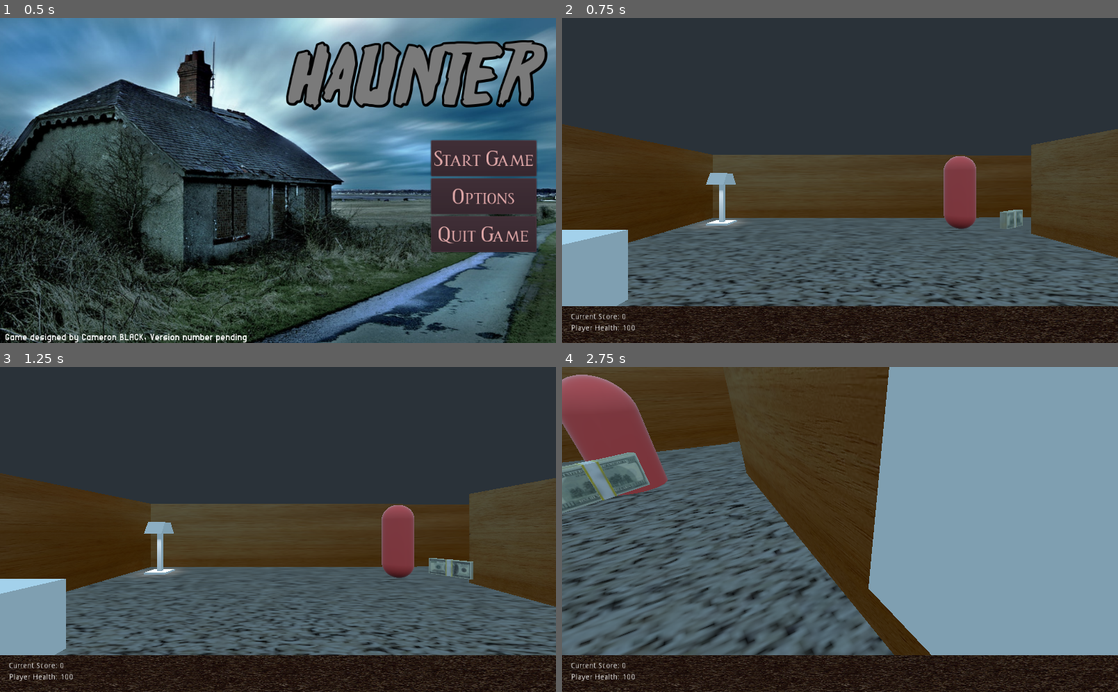
Above: before the commit, frames 1-4 (two rows, left to right).
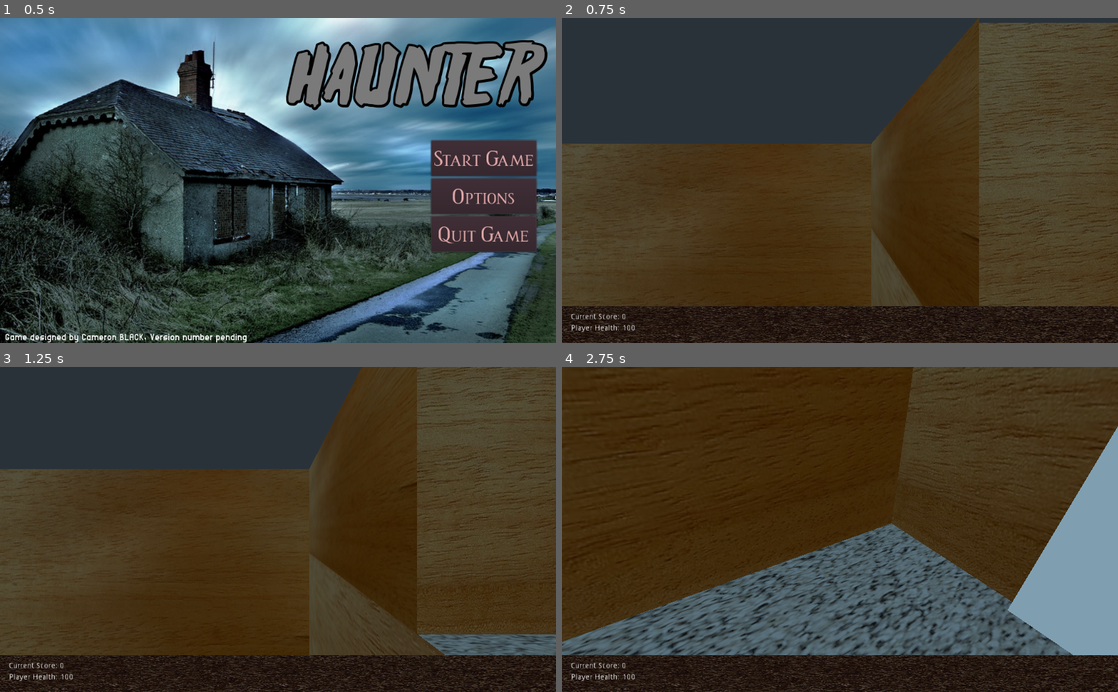
Above: after the commit, the same moments.

Repository: Camasamac/2022-Haunter
Game: Godot game, scene res://MainMenu/MainMenu.tscn
The game is run twice, just before and just after one commit, with the same random seed, the same clock (stepped at 60 frames per second) and the same inputs.
Inputs (mouse positions are in pixels of both pictures, inside the frame that each line leads up to):
- Up to frame 1 (0.5 s): no input
- Up to frame 2 (0.75 s): click "Start Game" at 0.5 s
- Up to frame 3 (1.25 s): no input
- Up to frame 4 (2.75 s): move the mouse to (867, 529) at 1.27 s; hold Shift (run, bound only after the commit) 1.28-2.03 s; hold W (player_forward) from 1.28 s (still down); tap Space (jump) at 1.52, 2.27 s; move the mouse to (812, 529) at 2.02 s; click (812, 529) at 2.1 s; tap Shift (run, bound only after the commit) at 2.3 s

Frame 1 is identical in both runs. In frame 2, 47% of the frame differs, in the area x 0-100%, y 0-89%; in frame 3, 52%; in frame 4, 60%.

Commit message:
Version 0.08 Update
Game scene 2 is in development, but there is an overarching issue. Both the player and the enemies have inconsistent collision shapes, hence why some enemies can go through the player and some bullets dont hit enemies.

Diff:
--- a/GameScene/Enemy.tscn
+++ b/GameScene/Enemy.tscn
@@ -23,10 +23,9 @@
 mesh = SubResource( 2 )
 
 [node name="Area" type="Area" parent="."]
-transform = Transform( 1.001, 0, 0, 0, 1, 0, 0, 0, 1, 0, 0, 0 )
 
 [node name="CollisionShape" type="CollisionShape" parent="Area"]
-transform = Transform( 1.212, 0, 0, 0, 2.531, 0, 0, 0, 0.71, 0, 0, 0 )
+transform = Transform( 1.13, 0, 0, 0, -5.02244e-08, -1.753, 0, 1.149, -7.66261e-08, 0, 0, 0 )
 shape = SubResource( 3 )
 
 [node name="Timer" type="Timer" parent="Area"]
@@ -34,7 +33,7 @@
 autostart = true
 
 [node name="CollisionShape" type="CollisionShape" parent="."]
-transform = Transform( 1.012, 0, 0, 0, 2.606, 0, 0, 0, 0.72, 0, 0.434971, 0 )
+transform = Transform( 0.964, 0, 0, 0, 2.258, 0, 0, 0, 1, 0, 0.106107, 0 )
 shape = SubResource( 4 )
 
 [connection signal="body_entered" from="Area" to="." method="_on_Area_body_entered"]
--- a/GameScene/GameScene.tscn
+++ b/GameScene/GameScene.tscn
@@ -7,6 +7,7 @@
 [ext_resource path="res://Models/stack of money pickup.tscn" type="PackedScene" id=5]
 [ext_resource path="res://LampPost.tscn" type="PackedScene" id=6]
 [ext_resource path="res://Textures/wood seamless.jpeg" type="Texture" id=7]
+[ext_resource path="res://GameScene/doorportal.gd" type="Script" id=8]
 
 [sub_resource type="QuadMesh" id=4]
 
@@ -53,7 +54,8 @@
 shadow_enabled = true
 
 [node name="Player" parent="." instance=ExtResource( 2 )]
-transform = Transform( -1, 0, -8.74228e-08, 0, 1, 0, 8.74228e-08, 0, -1, 0.39518, 1.99787, -9.17772 )
+transform = Transform( -1, 0, -8.74228e-08, 0, 1, 0, 8.74228e-08, 0, -1, -150.971, 35.4604, 25.2104 )
+scene_to_load = "res://Scripts/Game1-to-Game2.tscn"
 
 [node name="wall1" parent="." instance=ExtResource( 3 )]
 transform = Transform( 24.5, 0, 0, 0, 6, 0, 0, 0, 0.6, -0.0968955, 2.82329, -11.9428 )
@@ -262,7 +264,7 @@
 [node name="Navigation" type="Navigation" parent="."]
 
 [node name="Enemy" parent="Navigation" instance=ExtResource( 4 )]
-transform = Transform( 1, 0, 0, 0, 1, 0, 0, 0, 1, -7.80771, 2.57801, 6.74728 )
+transform = Transform( 1, 0, 0, 0, 1, 0, 0, 0, 1, -7.80771, 2.97301, 6.74728 )
 
 [node name="NavigationMeshInstance" type="NavigationMeshInstance" parent="Navigation"]
 navmesh = SubResource( 10 )
@@ -757,7 +759,7 @@
 transform = Transform( 10, 0, 0, 0, 1, 0, 0, 0, 10, -0.01, 0.031, 0.043 )
 shape = SubResource( 2 )
 __meta__ = {
-"_editor_description_": "You need to alter the top left x and botoom right z values in order to adjust the collision area of a floor."
+"_editor_description_": ""
 }
 
 [node name="Floor5 (To Kitchen)" type="MeshInstance" parent="."]
@@ -928,3 +930,8 @@
 
 [node name="money5" parent="." instance=ExtResource( 5 )]
 transform = Transform( -1, 8.74228e-08, 0, -8.74228e-08, -1, 0, 0, 0, 1, -40.2061, 1.49209, 28.6008 )
+
+[node name="DoorToLevel2" type="CSGBox" parent="."]
+transform = Transform( 0.173, 0, 0, 0, 4.8, 0, 0, 0, 2.3, -170.116, 34.5025, 25.9961 )
+use_collision = true
+script = ExtResource( 8 )
--- /dev/null
+++ b/GameScene/GameScene2.tscn
@@ -0,0 +1,36 @@
+[gd_scene load_steps=6 format=2]
+
+[ext_resource path="res://Textures/seamless carpet texture.jpg" type="Texture" id=1]
+[ext_resource path="res://Player Stuff/Player.tscn" type="PackedScene" id=2]
+
+[sub_resource type="PlaneMesh" id=1]
+size = Vector2( 20, 20 )
+
+[sub_resource type="SpatialMaterial" id=2]
+albedo_texture = ExtResource( 1 )
+metallic = 0.64
+metallic_specular = 0.65
+uv1_scale = Vector3( 0.329, 1, 0.535 )
+
+[sub_resource type="ConcavePolygonShape" id=3]
+data = PoolVector3Array( 1, 0, 1, -1, 0, 1, 1, 0, -1, -1, 0, 1, -1, 0, -1, 1, 0, -1 )
+
+[node name="GameScene2" type="Spatial"]
+
+[node name="Floor1" type="MeshInstance" parent="."]
+transform = Transform( 1.3, 0, 0, 0, 1, 0, 0, 0, 1.3, 0.467607, -0.00526834, -0.334311 )
+mesh = SubResource( 1 )
+skeleton = NodePath("../../..")
+material/0 = SubResource( 2 )
+
+[node name="StaticBody" type="StaticBody" parent="Floor1"]
+
+[node name="CollisionShape" type="CollisionShape" parent="Floor1/StaticBody"]
+transform = Transform( 10, 0, 0, 0, 1, 0, 0, 0, 10, -0.01, 0.031, 0.043 )
+shape = SubResource( 3 )
+__meta__ = {
+"_editor_description_": "You need to alter the top left x and botoom right z values in order to adjust the collision area of a floor."
+}
+
+[node name="Player" parent="." instance=ExtResource( 2 )]
+transform = Transform( 1, 0, 0, 0, 1, 0, 0, 0, 1, -1.03655, 2.80962, 0.928096 )
--- /dev/null
+++ b/GameScene/doorportal.gd
@@ -0,0 +1,8 @@
+extends CSGBox
+export(String) var scene_to_load
+
+func _on_Area_body_entered(Player):
+		get_tree().change_scene(scene_to_load)
+
+func _ready():
+	pass # Replace with function body.
--- /dev/null
+++ b/Scripts/Game1-to-Game2.tscn
@@ -0,0 +1,44 @@
+[gd_scene load_steps=6 format=2]
+
+[ext_resource path="res://Scripts/SceneChange.gd" type="Script" id=1]
+[ext_resource path="res://Fonts/arial_narrow_7/arial_narrow_7.ttf" type="DynamicFontData" id=2]
+[ext_resource path="res://Fonts/romanus/ROMANUS.otf" type="DynamicFontData" id=3]
+
+[sub_resource type="DynamicFont" id=1]
+size = 32
+outline_color = Color( 1, 0, 0, 1 )
+font_data = ExtResource( 2 )
+
+[sub_resource type="DynamicFont" id=2]
+size = 75
+outline_size = 5
+outline_color = Color( 0.733333, 0.396078, 0.101961, 1 )
+font_data = ExtResource( 3 )
+
+[node name="Node2D" type="Node2D"]
+
+[node name="VBoxContainer" type="VBoxContainer" parent="."]
+margin_left = 109.0
+margin_top = 411.0
+margin_right = 309.0
+margin_bottom = 461.0
+
+[node name="Button" type="Button" parent="VBoxContainer"]
+margin_right = 200.0
+margin_bottom = 36.0
+rect_pivot_offset = Vector2( -256, -394 )
+custom_fonts/font = SubResource( 1 )
+text = "To Next Level"
+script = ExtResource( 1 )
+scene_to_load = "res://GameScene/GameScene2.tscn"
+
+[node name="Label" type="Label" parent="."]
+margin_left = 30.0
+margin_top = 15.0
+margin_right = 579.0
+margin_bottom = 105.0
+custom_colors/font_color = Color( 0.909804, 0.65098, 0.247059, 1 )
+custom_fonts/font = SubResource( 2 )
+text = "Completed Level 1!"
+
+[connection signal="pressed" from="VBoxContainer/Button" to="VBoxContainer/Button" method="_on_Button_pressed"]
--- a/Scripts/Player.gd
+++ b/Scripts/Player.gd
@@ -116,3 +116,15 @@
 	# jump if we press the jump button and are standing on the floor
 	if Input.is_action_pressed("jump") and is_on_floor():
 		playerVelocity.y = jumpStrength
+
+	# Very quickly in class, we implemented the power of sprinting while HOLDING down the shift key, where it
+	# basically changes the speed in which the player runs when held.
+	if Input.is_action_pressed("run"):
+		movementSpeed = 15
+	else:
+		movementSpeed = 10
+
+export(String) var scene_to_load
+
+func _on_Area_body_entered(Player):
+		get_tree().change_scene(scene_to_load)
--- a/project.godot
+++ b/project.godot
@@ -59,6 +59,11 @@
 "events": [ Object(InputEventKey,"resource_local_to_scene":false,"resource_name":"","device":0,"alt":false,"shift":false,"control":false,"meta":false,"command":false,"pressed":false,"scancode":0,"physical_scancode":69,"unicode":0,"echo":false,"script":null)
  ]
 }
+run={
+"deadzone": 0.5,
+"events": [ Object(InputEventKey,"resource_local_to_scene":false,"resource_name":"","device":0,"alt":false,"shift":false,"control":false,"meta":false,"command":false,"pressed":false,"scancode":0,"physical_scancode":16777237,"unicode":0,"echo":false,"script":null)
+ ]
+}
 
 [layer_names]
 
Not shown: 1 places in GameScene/GameScene.tscn that only renumber resources
Not shown: 1 places in MainMenu/MainMenu.tscn that only renumber resources
